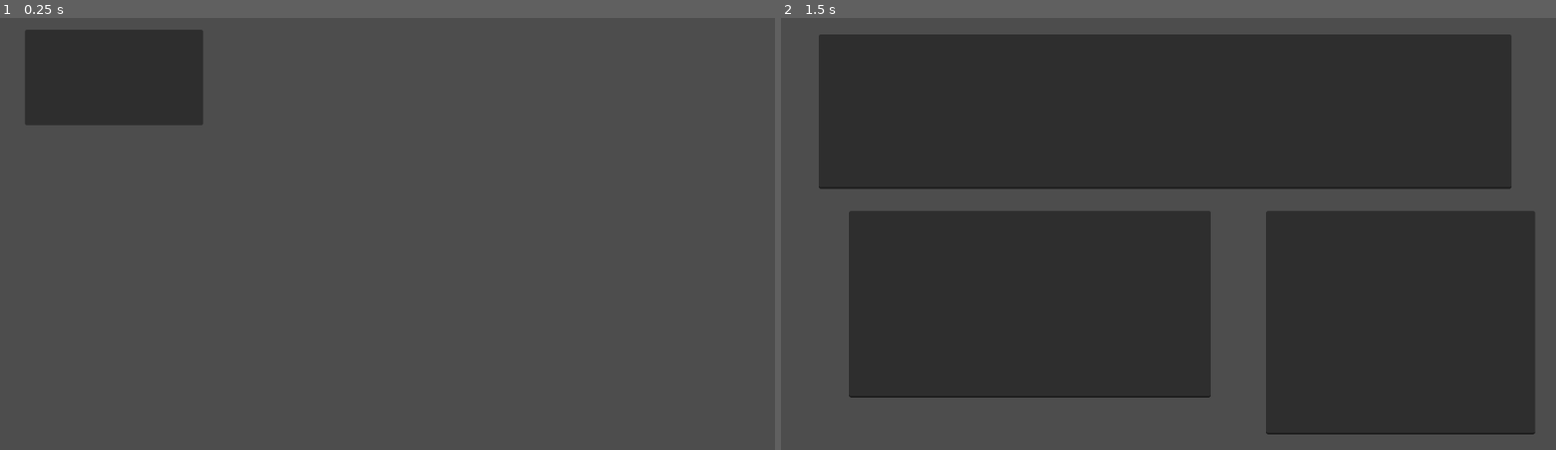
Above: before the commit, frames 1-2 (left to right).
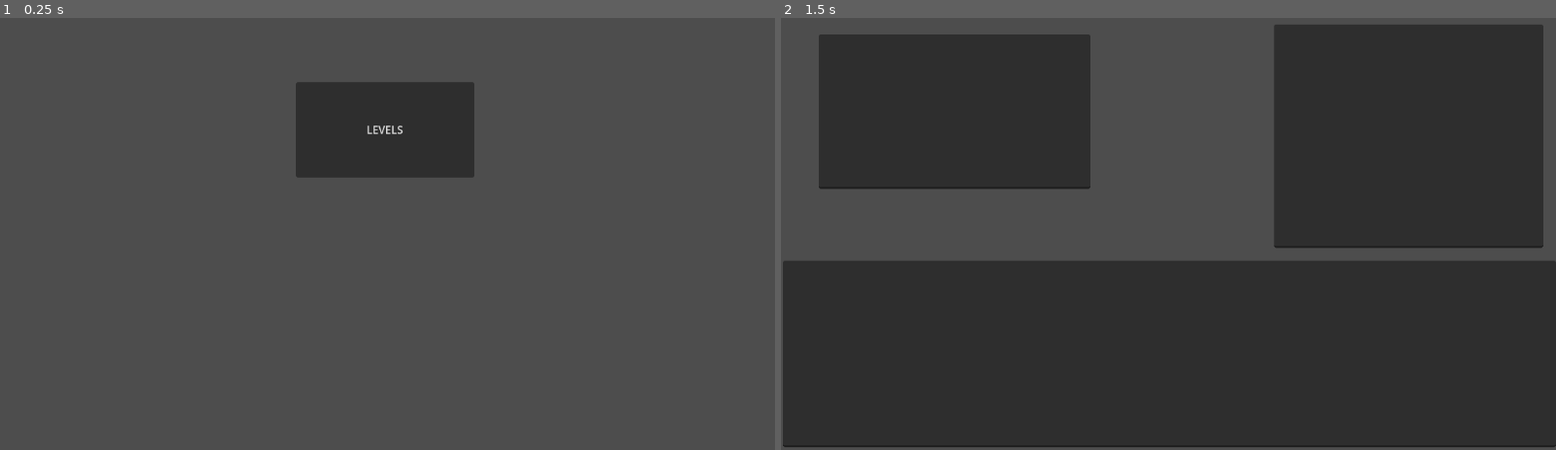
Above: after the commit, the same moments.

Repository: Pradeepaa001/Essentials
Game: Godot game, scene res://main.tscn
Two runs of this game, one before a commit and one after it. Both use one fixed random seed, a clock stepped at 60 frames per second and the inputs below.
Inputs (mouse positions are in pixels of both pictures, inside the frame that each line leads up to; where the layout moved, square brackets give the same spot in the first picture):
- Up to frame 1 (0.25 s): no input
- Up to frame 2 (1.5 s): click (1168, 130) [897, 78] at 0.5 s; tap Enter at 1.25 s

The runs differ from the first frame. In frame 1, 10% of the frame differs, in the area x 3-62%, y 2-37%; in frame 2, 33%, in the area x 0-100%, y 1-100%.

Commit message:
Figured OS.execute() to implement a terminal for checking the shell script commands few commands work

Diff:
--- a/main.tscn
+++ b/main.tscn
@@ -4,11 +4,13 @@
 
 [node name="main" type="Node2D"]
 script = ExtResource("1_m6g06")
+metadata/_edit_vertical_guides_ = [-1058.0]
 
 [node name="Button" type="Button" parent="."]
-offset_left = 37.0
-offset_top = 22.0
-offset_right = 302.0
-offset_bottom = 164.0
+offset_left = 440.0
+offset_top = 100.0
+offset_right = 705.0
+offset_bottom = 242.0
+text = "LEVELS"
 
 [connection signal="pressed" from="Button" to="." method="_on_button_pressed"]
--- a/terminal.gd
+++ b/terminal.gd
@@ -1,32 +1,34 @@
 extends Node2D
 
-var input_enabled : bool = true
 var entered: bool = false
 
-#func _on_text_changed(new_text: String):
-	#var cmd = get_node("Input")
-	#print("new text is", new_text)
-	#var response = processCommand(cmd)
-	#var output = $Output
-	#output.text += response + "\n"
-	#entered = false
-	##text_edit2.cursor_set_line(text_edit2.get_line_count())
 
-func processCommand(cmd):
+func processCommand(cmd: String) -> String:
 	var response: String = "\n"
-	match str(cmd):
-		"help":
-			response += "Available commands: help - Display available commands ls - List files"
-		"ls":
-			response += "File1.txt\nFile2.txt"
-		"":
-			response = ""
-		_:
-			response += "Command not recognized: " + cmd
+
+	if cmd.strip_edges() in ["help", "ls"]:
+		match cmd.strip_edges():
+			"help":
+				response += "Available commands: help - Display available commands, ls - List files"
+			"ls":
+				response += "File1.txt\nFile2.txt"
+	else:
+		var output = []
+		var output_buffer = PackedStringArray()
+		var error_buffer = PackedStringArray()
+		#var error_code = helpers.exec(cmd)
+		var error_code = OS.execute("wsl.exe", [cmd, "cd %TEMP% && dir"], output, true)
+		#var error_code = helpers.exec()
+		print(output)
+		if error_code == 0:
+			response += String(output[-1])
+		else:
+			response += "Command failed with error code: " + str(error_code) + "\n" + String(output[-1])
+
+
 	return response
 
-func _on_line_edit_text_submitted(cmd):
-
+func _on_line_edit_text_submitted(cmd: String):
 	get_node("Input")
 	var response = processCommand(cmd) + "\n"
 	var output = $output
--- a/terminal.tscn
+++ b/terminal.tscn
@@ -7,28 +7,29 @@
 script = ExtResource("1_y8lo1")
 
 [node name="LineEdit" type="LineEdit" parent="."]
-offset_left = 108.0
-offset_top = 256.0
-offset_right = 646.0
-offset_bottom = 534.0
+offset_left = 10.0
+offset_top = 330.0
+offset_right = 1159.0
+offset_bottom = 608.0
 
 [node name="Input" type="TextEdit" parent="."]
 anchors_preset = 12
 anchor_top = 1.0
 anchor_right = 1.0
 anchor_bottom = 1.0
-offset_left = 728.0
-offset_top = 256.0
-offset_right = 1128.0
-offset_bottom = 589.0
+offset_left = 740.0
+offset_top = -22.0
+offset_right = 1140.0
+offset_bottom = 311.0
 grow_horizontal = 2
 grow_vertical = 0
 
 [node name="output" type="TextEdit" parent="."]
 offset_left = 63.0
 offset_top = -7.0
-offset_right = 1093.0
+offset_right = 467.0
 offset_bottom = 223.0
 
 [connection signal="text_submitted" from="LineEdit" to="." method="_on_line_edit_text_submitted"]
 [connection signal="text_changed" from="Input" to="." method="_on_input_text_changed"]
+[connection signal="text_set" from="Input" to="." method="_on_input_text_set"]
